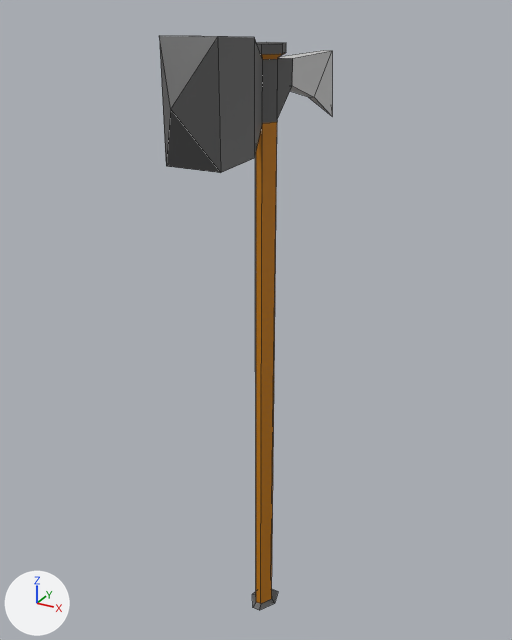
The OBJ model scenes/equipment/weapons/warhammer/warhammer.obj: old version first, new version second.
Both versions are drawn from a 50 mm camera at (0.284, -0.534, 0.366) aimed at (-0.017, 0.011, 0.093). Arrows for +X, +Y and +Z are at lower left; the lights stay in place. The first picture is the older version. Mesh edges are drawn as thin lines. Where no turn or scale is listed for an object, it has been applied to the vertices.

The older version as bpy lines, for what is in view:
```python
me_warhammer = bpy.data.meshes.new('warhammer')
me_warhammer.from_pydata(...)  # 54 vertices, 56 faces; spans x -0.023..0.023, y -0.135..0.139, z -0.239..0.349
# faces by material slot: [8, 14, 34]
me_warhammer.materials.append(mat_material_009)  # light grey #cbcbcb
me_warhammer.materials.append(mat_material_010)  # orange #c27800
me_warhammer.materials.append(mat_material_011)  # dark grey #5c5c5c
# before: 0 (0.003, 0.011, -0.235), 1 (0.003, -0.013, -0.235) at pixel (260, 603), 3 (-0.003, 0.011, -0.235), 5 (-0.003, -0.013, -0.235) at pixel (256, 601), 33 (0.01, -0.001, -0.235) at pixel (271, 598)
# before: 35 (-0.01, -0.001, -0.235) at pixel (255, 592)
ob_warhammer = bpy.data.objects.new('warhammer', me_warhammer)
ob_warhammer.location = (0.0, 0.0, 0.0)
```
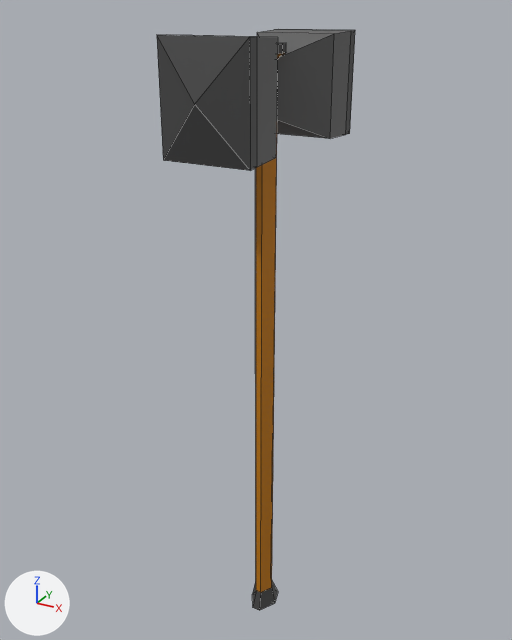
Changed parts and their boxes [x1, y1, x2, y2] in the pictures (512 x 640 px; the box of a moved part takes in the faces that stretch with it):
'warhammer', reshaped (14% wider): before [159, 36, 332, 610]; after [157, 29, 355, 610]
part 1 of me_warhammer, moved or reshaped: before [252, 122, 278, 610]; after [252, 137, 278, 610]
part 2 of me_warhammer, moved or reshaped: before [159, 36, 332, 173]; after [157, 29, 355, 170]
part 3 of me_warhammer, recoloured: before [279, 50, 332, 97]; after [263, 30, 351, 138]
part 4 of me_warhammer, recoloured: [252, 42, 286, 610] in both

The edits, one by one:
Material 'Material.082' (mat_material_082) is new.
Its base color is (0.0602, 0.0602, 0.0602) (dark grey #454545).
me_warhammer is used by ob_warhammer; location (0.0, 0.0, 0.0).
Verts and faces of me_warhammer; kept vertices keep their numbers, new ones are numbered from 54.
me_warhammer had 54 vertices, 56 faces and spanned x -0.023..0.023, y -0.135..0.139, z -0.239..0.349.
me_warhammer now has 62 vertices, 64 faces and spans x -0.038..0.038, y -0.107..0.103, z -0.239..0.349.
Part 1, on me_warhammer:
Vertices 0, 1, 3, 5, 33, 35 move by (0.0, 0.0, 0.017).
Part 2, on me_warhammer:
1 vertex is removed from x 0.0, y 0.139, z 0.268.
8 faces are deleted.
17 vertices move from x -0.023..0.023, y -0.135..0.121, z 0.261..0.349 to x -0.037..0.037, y -0.107..0.082, z 0.261..0.348.
9 vertices are added at x -0.038..0.038, y -0.095..0.103, z 0.26..0.349.
16 new faces join them, mat_material_082 (dark grey #454545).
me_warhammer part 3: 4 faces spanning x -0.037..0.037, y 0.049..0.082, z 0.261..0.348 switch from mat_material_009 (light grey #cbcbcb) to mat_material_011 (dark grey #5c5c5c).
me_warhammer part 4: 18 faces spanning x -0.014..0.014, y -0.018..0.016, z -0.239..0.34 switch from mat_material_011 (dark grey #5c5c5c) to mat_material_082 (dark grey #454545).
